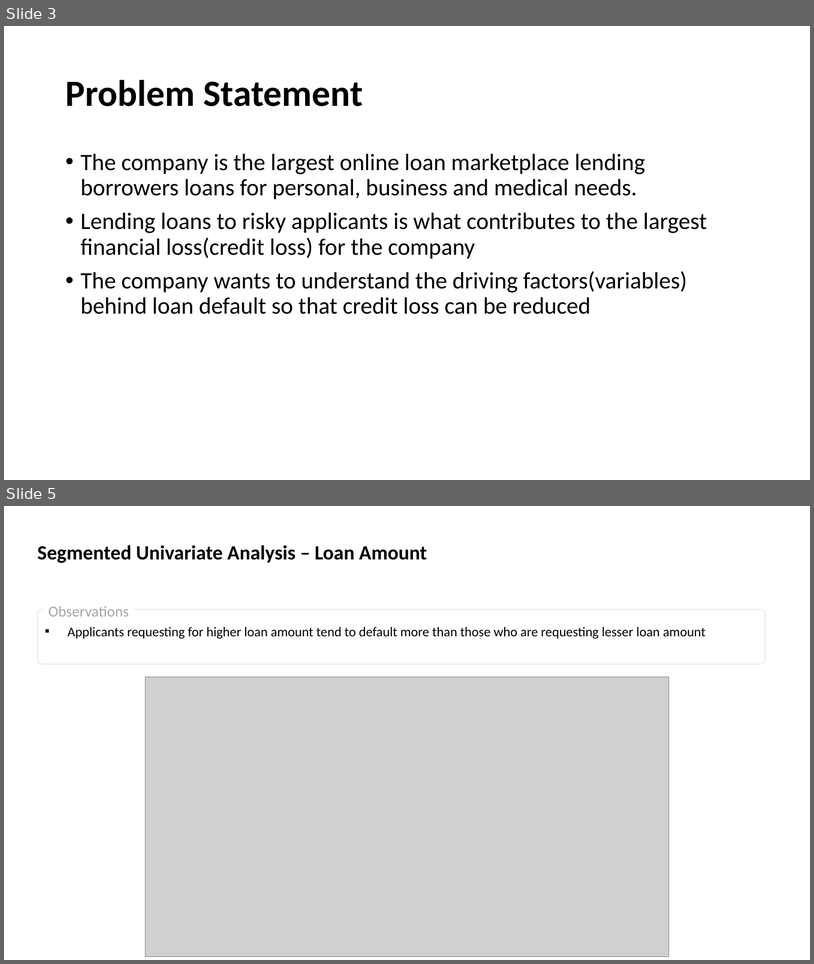
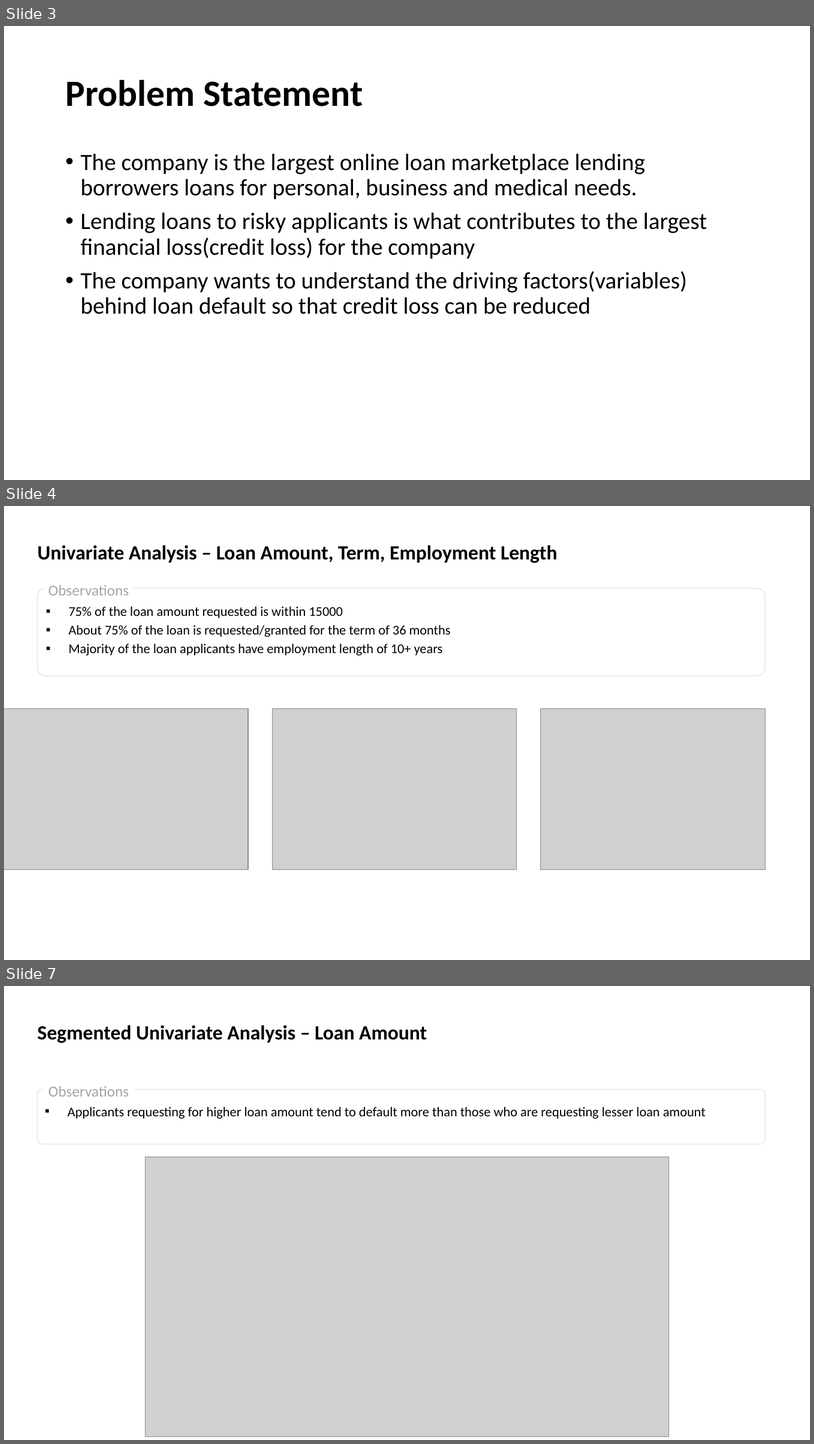
Before and after one commit to SathishKumarRamasamy/lending-club-case-study, a slide deck: Lending_Club_Case_Study.pptx. Shown one above the other, each under a label of ours: slides 3 and 5 before the commit, slides 3, 4 and 7 after it; the slides between them are not shown. The pictures are 814x964 and 814x1444 pixels, drawn with LibreOffice and Linux fonts; fonts in the diff are those of the drawing; grey boxes stand for pictures. Boxes give left, top, right and bottom in pixels: in the first picture for what was removed or moved away, otherwise in the second. Text is boxed around its words. In the diff, an @@ line names an element or a change of style, - is before the commit and + after.

Commit message:
Univariate Analysis and code cleanup

```diff
--- a/Lending_Club_Case_Study.pptx
+++ b/Lending_Club_Case_Study.pptx
@@ slide 4 added at [4, 506, 810, 960], background #FFFFFF @@
@@ text added at [38, 545, 557, 563], 24 pt, text #000000, bold @@
+Univariate Analysis – Loan Amount, Term, Employment Length
@@ rounded rectangle added at [37, 588, 765, 676], outline #E7E6E6 1 pt, 16 pt, text #000000 @@
+▪ 75% of the loan amount requested is within 15000
+▪ About 75% of the loan is requested/granted for the term of 36 months
+▪ Majority of the loan applicants have employment length of 10+ years
@@ text added at [48, 585, 129, 595], 18 pt, text #A5A5A5 @@
+Observations
@@ picture added at [4, 709, 248, 870] @@
@@ picture added at [273, 709, 517, 870] @@
@@ picture added at [541, 709, 766, 870] @@
@@ what was slide 5 is now slide 7 @@
```
Also in this commit, not shown: 5 slides changed, 2 other slides added, 1 slide removed, 2 other files.
